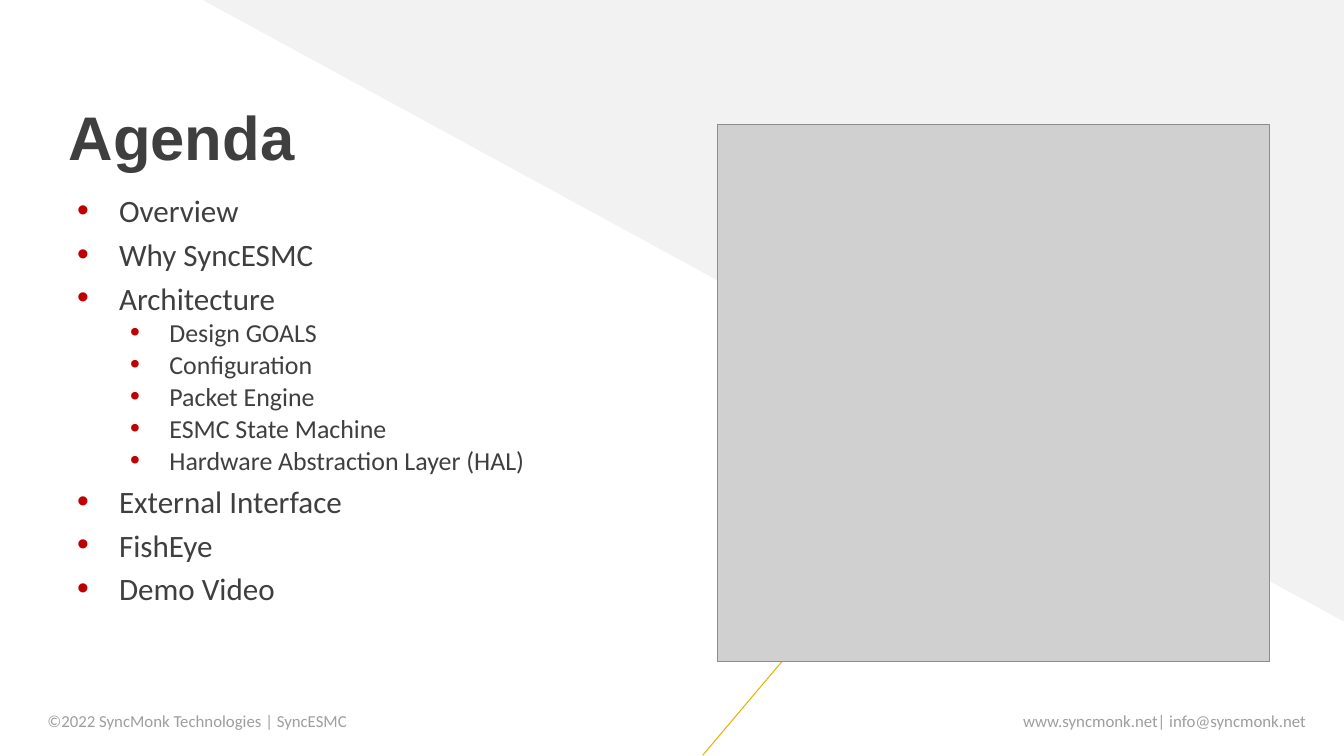
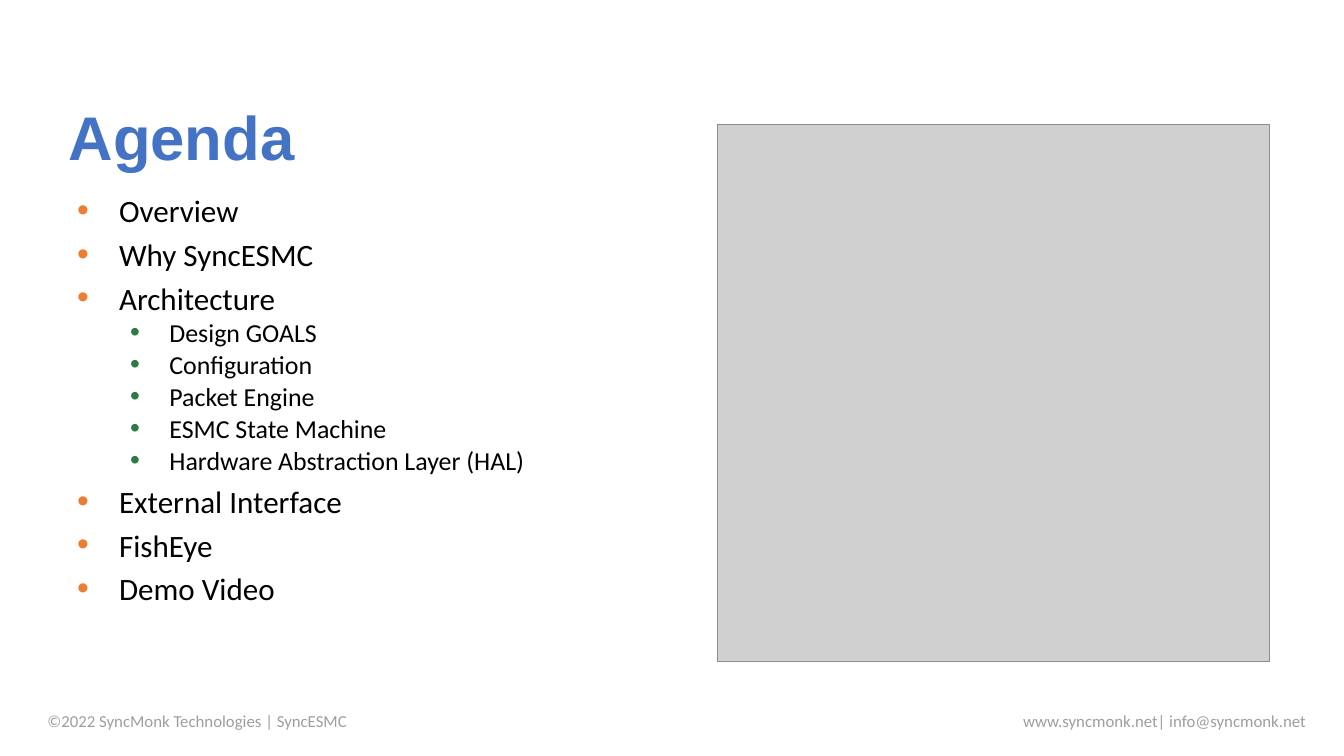
Before and after one commit to SiwaNetwork/QUANTUM, a slide deck: slide 3 of Time-Card/ДОКУМЕНТЫ/МАТЕРИАЛ СТАТЬИ/#65-SyncESMC - an ITU-T G.781 Multi-Clock ESMC Implementation.pptx. Drawn at 1344x756 pixels with LibreOffice and Linux fonts; fonts in the diff are those of the drawing; grey boxes stand for pictures; background and template pictures are left out. Boxes give left, top, right and bottom in pixels: in the first picture for what was removed or moved away, otherwise in the second. Text is boxed around its words. In the diff, an @@ line names an element or a change of style, - is before the commit and + after.

```diff
--- a/Time-Card/ДОКУМЕНТЫ/МАТЕРИАЛ СТАТЬИ/#65-SyncESMC - an ITU-T G.781 Multi-Clock ESMC Implementation.pptx
+++ b/Time-Card/ДОКУМЕНТЫ/МАТЕРИАЛ СТАТЬИ/#65-SyncESMC - an ITU-T G.781 Multi-Clock ESMC Implementation.pptx
@@ right triangle removed at (x1=203, y1=0, x2=1344, y2=622) @@
@@ title "Agenda" at (x1=69, y1=115, x2=295, y2=172): text colour #3F3F3F to #4472C4 @@
@@ text "Overview" at (x1=119, y1=200, x2=524, y2=601): text colour #3F3F3F to #000000; bullet colour #C00000 to #ED7D31 @@
@@ line removed from (703, 755) to (871, 557) @@
```
Also in this commit, not shown: 19 other slides changed, 2 slides removed, 8 other files.
